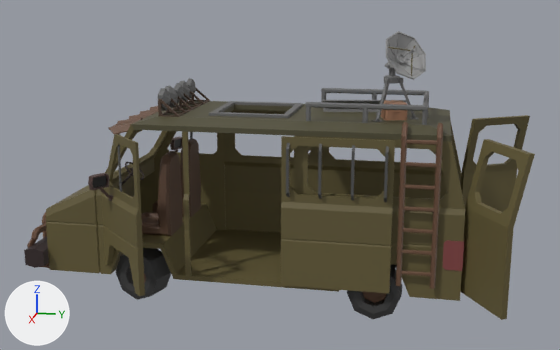
An edit to the FBX model Assets/3D/Base/Van.fbx, drawn before and after from the same camera.
Before and after are seen from a camera (50 mm lens) standing at (14.95, 3.38, 6.04) and looking at (0.4, 0.47, 2.4). Lighting does not change. The marker at lower left points along +X, +Y and +Z. The older version comes first. Where no turn or scale is listed for an object, it has been applied to the vertices. Vertices at exactly the same position are counted once.

In view in the first picture: 'Van'.
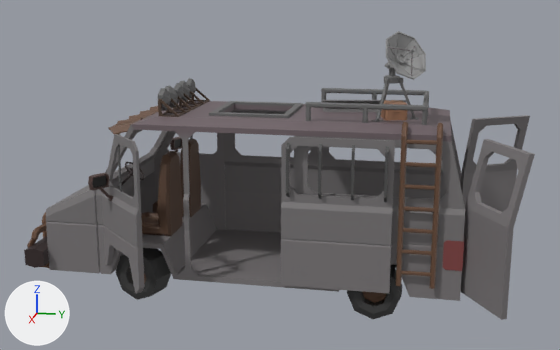
Location of each change, [x1, y1, x2, y2] in pixels of the pictures (560 x 350 px; the box of a moved part takes in the faces that stretch with it):
part 1 of me_cube_003, moved or reshaped: before [115, 124, 394, 296]; after [115, 124, 394, 294]
part 2 of me_cube_003, surface changed (brown to grey): [46, 47, 535, 320] in both

What the commit changed:
me_cube_003 is used by ob_van; location (0.0, 0.0, 0.0).
me_cube_003 had 3663 vertices, 3354 faces and spanned x -1.95..2.66, y -4.5..5.33, z 0.0..5.21.
me_cube_003 now has 3689 vertices, 3372 faces and spans x -1.95..2.66, y -4.5..5.33, z 0.0..5.21.
Part 1, on me_cube_003:
14 vertices are removed from x 1.4..2.66, y -1.64..0.74, z 0.6..3.4.
44 faces are deleted.
26 vertices are added at x 1.25..2.66, y -1.75..0.88, z 0.5..3.5.
8 new vertices lie (0.0, 0.0, 1.05) away from vertices in x 1.4..2.63, y -1.6..0.74, z 2.2.
6 new vertices lie (0.0, -1.85, 0.0) away from vertices in x 1.4..1.6, y 0.94..2.74, z 0.6..3.4.
62 new faces join them.
me_cube_003 part 2: 988 kept faces spanning x -1.95..2.66, y -4.0..5.33, z 0.5..4.95 get new texture (UV) coordinates.
